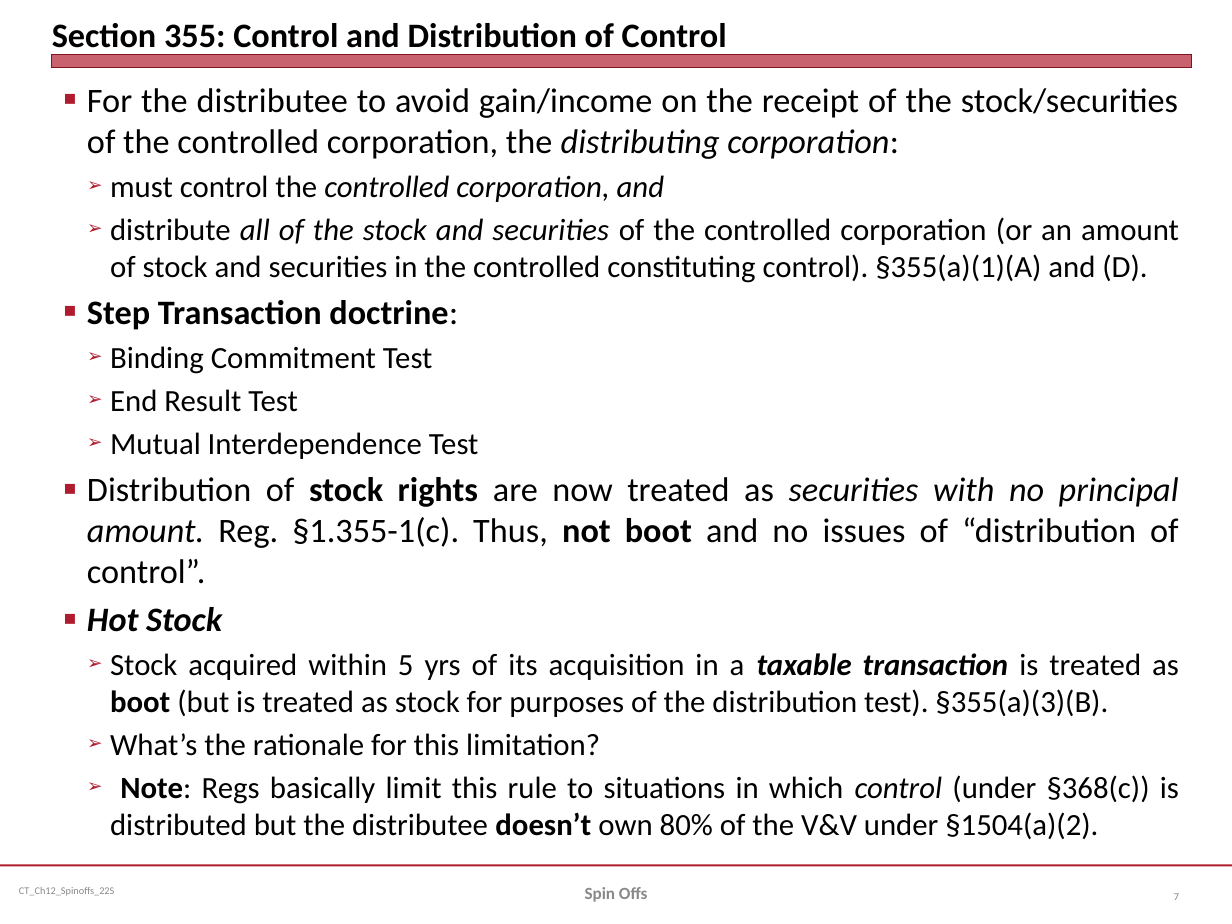
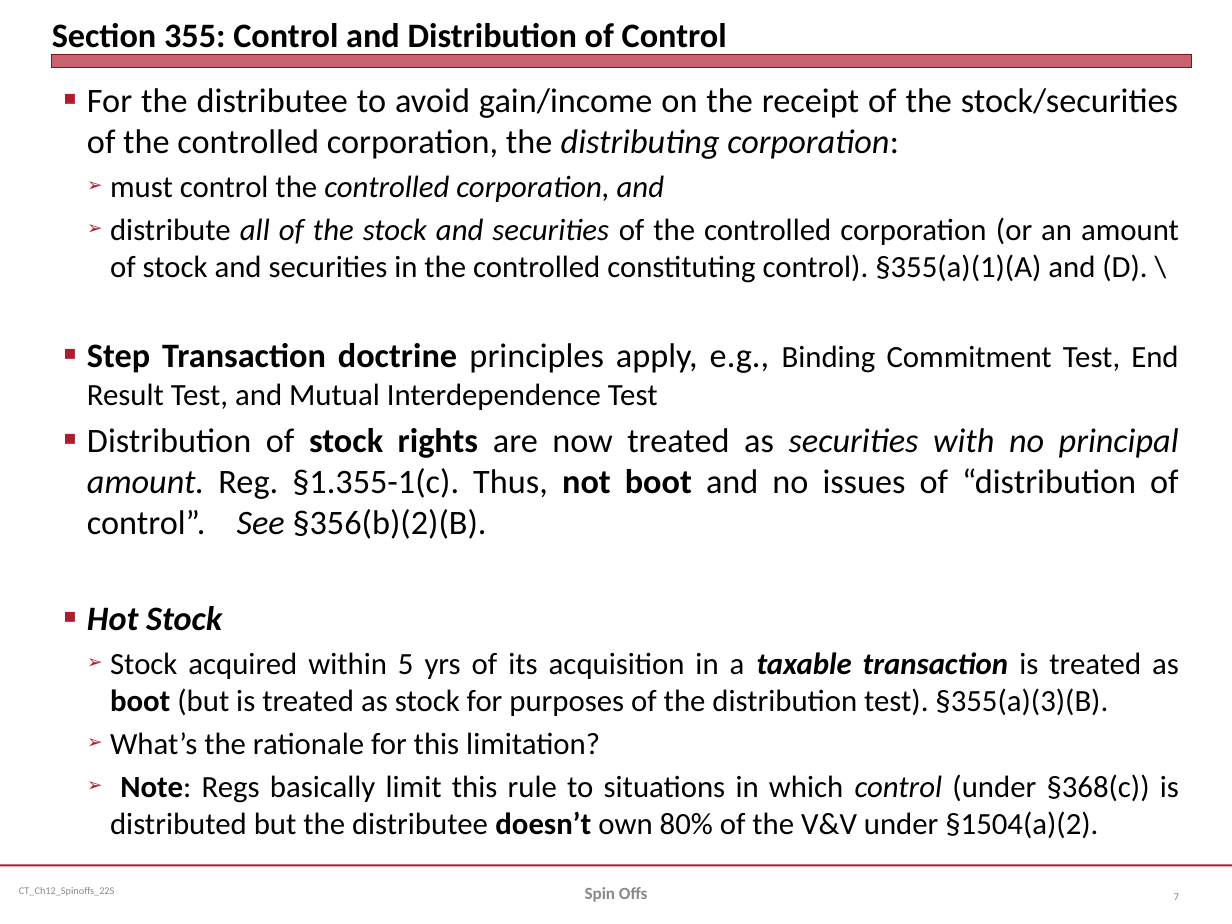
Before and after one commit to jmc877/Corporate-Tax, a slide deck: slide 7 of slides/CT_Ch12_Spinoffs_22S.pptx. Drawn at 1232x924 pixels with LibreOffice and Linux fonts; fonts in the diff are those of the drawing. Boxes give left, top, right and bottom in pixels: in the first picture for what was removed or moved away, otherwise in the second. Text is boxed around its words. In the diff, an @@ line names an element or a change of style, - is before the commit and + after.

```diff
--- a/slides/CT_Ch12_Spinoffs_22S.pptx
+++ b/slides/CT_Ch12_Spinoffs_22S.pptx
@@ text at box(87, 217, 1179, 539): text changed @@
-  ➢ distribute all of the stock and securities of the controlled corporation (or an amount of stock and securities in the controlled constituting control). §355(a)(1)(A) and (D).
-■ Step Transaction doctrine:
-  ➢ Binding Commitment Test
-  ➢ End Result Test
-  ➢ Mutual Interdependence Test
-■ Distribution of stock rights are now treated as securities with no principal amount. Reg. §1.355-1(c). Thus, not boot and no issues of “distribution of control”.
+  ➢ distribute all of the stock and securities of the controlled corporation (or an amount of stock and securities in the controlled constituting control). §355(a)(1)(A) and (D). \
+■ Step Transaction doctrine principles apply, e.g., Binding Commitment Test, End Result Test, and Mutual Interdependence Test
+■ Distribution of stock rights are now treated as securities with no principal amount. Reg. §1.355-1(c). Thus, not boot and no issues of “distribution of control”. See §356(b)(2)(B).
```
Also in this commit, not shown: 6 other slides changed, 1 other file.
